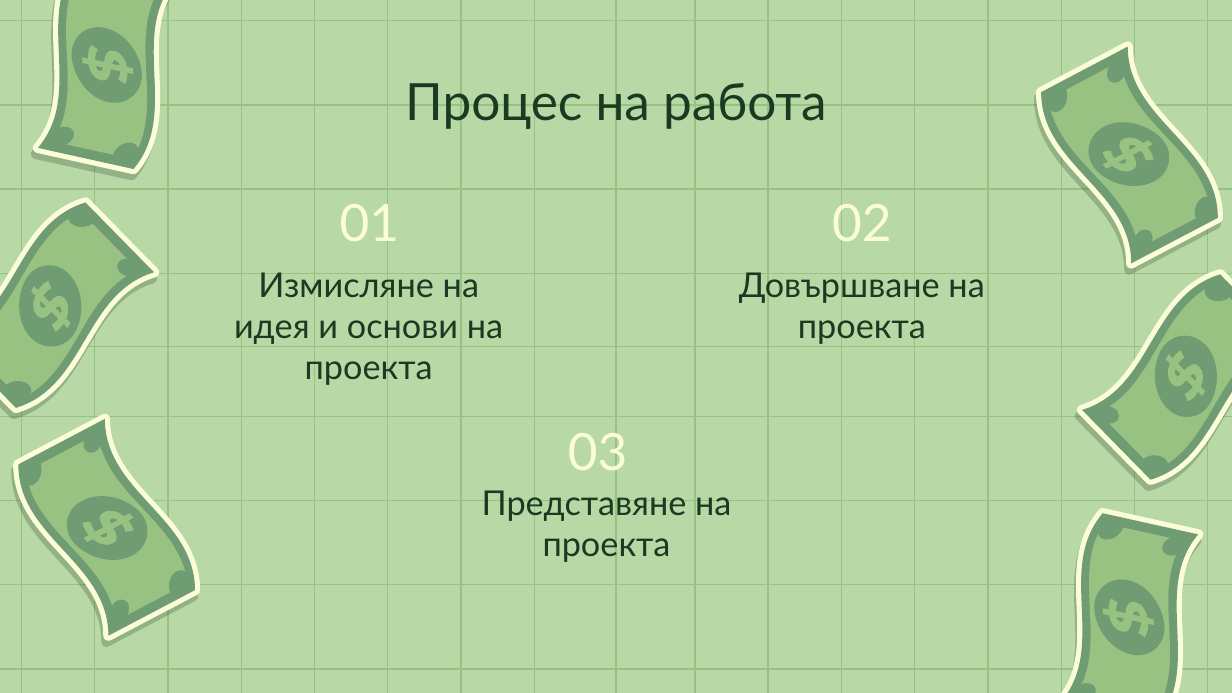
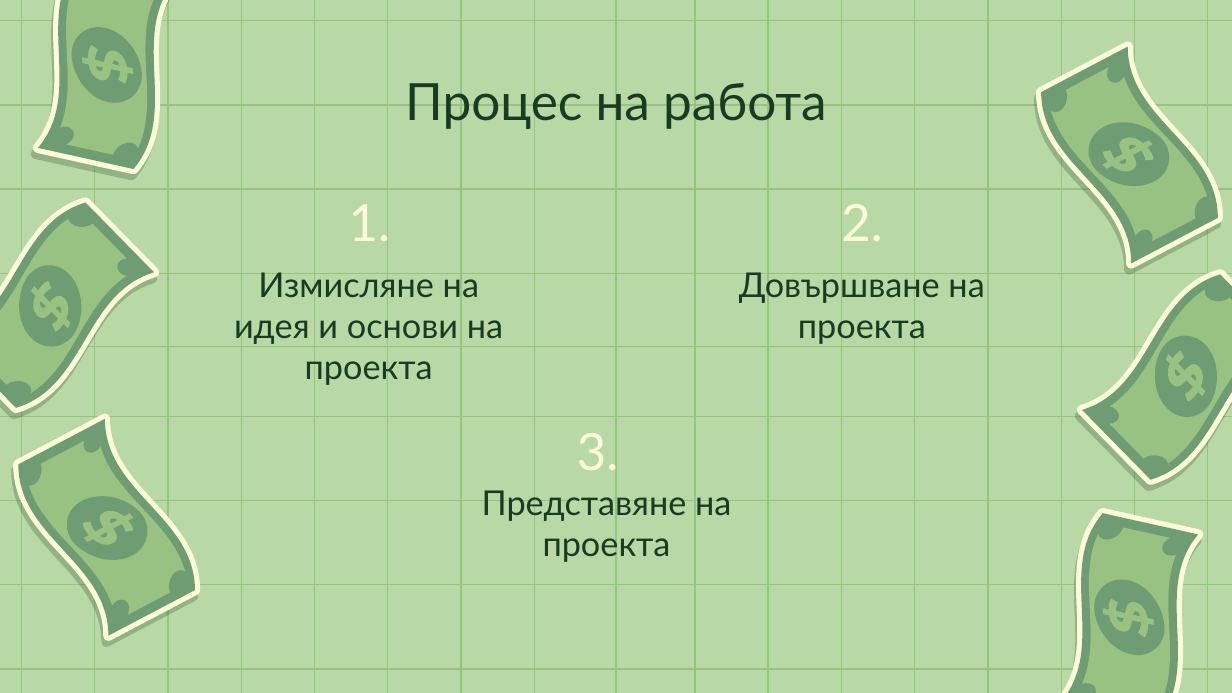
Before and after one commit to ImpairedAsp5640/DigiSpesti, a slide deck: slide 7 of DigiSpesti.pptx. Drawn at 1232x693 pixels with LibreOffice and Linux fonts; fonts in the diff are those of the drawing. Boxes give left, top, right and bottom in pixels: in the first picture for what was removed or moved away, otherwise in the second. Text is boxed around its words. In the diff, an @@ line names an element or a change of style, - is before the commit and + after.

Commit message:
presentation

```diff
--- a/DigiSpesti.pptx
+++ b/DigiSpesti.pptx
@@ title at bbox=[348, 204, 390, 241]: text changed @@
-01
+1.
@@ title at bbox=[841, 204, 883, 241]: text changed @@
-02
+2.
@@ title at bbox=[577, 433, 619, 470]: text changed @@
-03
+3.
```
Also in this commit, not shown: 2 other slides changed.
